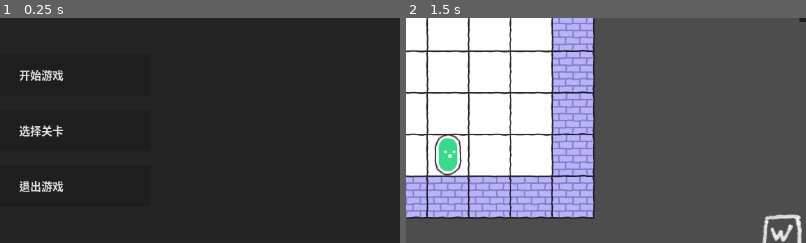
Above: before the commit, frames 1-2 (left to right).
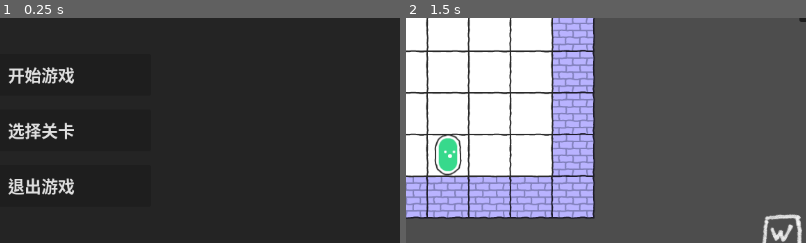
Above: after the commit, the same moments.

Repository: 494311870/jam-mask
Game: Godot game, scene res://scenes/main_menu.tscn
Two runs of this game, one before a commit and one after it. Both use one fixed random seed, a clock stepped at 60 frames per second and the inputs below.
Inputs (mouse positions are % of the whole screen's width and height, from its top left):
- Up to frame 1 (0.25 s): no input
- Up to frame 2 (1.5 s): click "开始游戏" at 0.5 s; click (97, 15) at 1.25 s
The pictures show only the part of the screen within x 45-95%, y 38-88%; the shares and areas given below are measured in that part.

The runs differ from the first frame. In frame 1, 2.4% of the frame differs, in the area x 2-19%, y 21-79%; in frame 2, nothing differs.

Commit message:
Revert "feat: 修改UI样式"
This reverts commit cae0b3c3a33feec787962e4a6ee50a034824b4ff.

Diff:
--- a/scenes/level_selection.gd
+++ b/scenes/level_selection.gd
@@ -22,6 +22,7 @@
 
 		btn.text = level_name
 		btn.custom_minimum_size = Vector2(80, 80)
+		btn.set("theme_override_font_sizes/font_size", 24)
 
 		btn.pressed.connect(func(): level_selected.emit(i))
 		grid_container.add_child(btn)
--- a/scenes/level_selection.tscn
+++ b/scenes/level_selection.tscn
@@ -1,7 +1,6 @@
-[gd_scene load_steps=3 format=3 uid="uid://b8y7v8u8q4b6v"]
+[gd_scene load_steps=2 format=3 uid="uid://b8y7v8u8q4b6v"]
 
 [ext_resource type="Script" path="res://scenes/level_selection.gd" id="1_levels"]
-[ext_resource type="Theme" path="res://themes/main_theme.tres" id="2_theme"]
 
 [node name="LevelSelection" type="CanvasLayer"]
 script = ExtResource("1_levels")
@@ -20,7 +19,6 @@
 anchor_bottom = 1.0
 grow_horizontal = 2
 grow_vertical = 2
-theme = ExtResource("2_theme")
 theme_override_constants/margin_left = 50
 theme_override_constants/margin_top = 50
 theme_override_constants/margin_right = 50
--- a/scenes/main_menu.tscn
+++ b/scenes/main_menu.tscn
@@ -1,8 +1,7 @@
-[gd_scene load_steps=4 format=3 uid="uid://c6y7v8u8q4b6v"]
+[gd_scene load_steps=3 format=3 uid="uid://c6y7v8u8q4b6v"]
 
 [ext_resource type="Script" path="res://scenes/main_menu.gd" id="1_menu"]
 [ext_resource type="PackedScene" uid="uid://b8y7v8u8q4b6v" path="res://scenes/level_selection.tscn" id="2_levels"]
-[ext_resource type="Theme" uid="uid://b8y7v8u8q4b6v" path="res://themes/main_theme.tres" id="3_theme"]
 
 [node name="MainMenu" type="CanvasLayer"]
 script = ExtResource("1_menu")
@@ -16,13 +15,11 @@
 color = Color(0.12549, 0.12549, 0.12549, 0.901961)
 
 [node name="CenterContainer" type="CenterContainer" parent="."]
-unique_name_in_owner = false
 anchors_preset = 15
 anchor_right = 1.0
 anchor_bottom = 1.0
 grow_horizontal = 2
 grow_vertical = 2
-theme = ExtResource("3_theme")
 
 [node name="VBoxContainer" type="VBoxContainer" parent="CenterContainer"]
 custom_minimum_size = Vector2(300, 0)
@@ -43,18 +40,21 @@
 unique_name_in_owner = true
 custom_minimum_size = Vector2(0, 60)
 layout_mode = 2
+theme_override_font_sizes/font_size = 24
 text = "开始游戏"
 
 [node name="BtnLevels" type="Button" parent="CenterContainer/VBoxContainer"]
 unique_name_in_owner = true
 custom_minimum_size = Vector2(0, 60)
 layout_mode = 2
+theme_override_font_sizes/font_size = 24
 text = "选择关卡"
 
 [node name="BtnQuit" type="Button" parent="CenterContainer/VBoxContainer"]
 unique_name_in_owner = true
 custom_minimum_size = Vector2(0, 60)
 layout_mode = 2
+theme_override_font_sizes/font_size = 24
 text = "退出游戏"
 
 [node name="LevelSelection" parent="." instance=ExtResource("2_levels")]
--- a/scenes/viewfinder/shape_inventory_ui.gd
+++ b/scenes/viewfinder/shape_inventory_ui.gd
@@ -41,19 +41,28 @@
 
 func _create_item_ui(shape_res: SelectorShape, cache: Variant, is_selected: bool) -> Control:
 	var panel = PanelContainer.new()
+	var style: StyleBoxFlat = StyleBoxFlat.new()
+	style.bg_color = Color(0.15, 0.15, 0.15, 0.9)
+	style.corner_radius_top_left = 5
+	style.corner_radius_top_right = 5
+	style.corner_radius_bottom_left = 5
+	style.corner_radius_bottom_right = 5
 
 	if is_selected:
-		# 从主题中获取被选中的样式，或者手动设置
-		var selected_style = theme.get_stylebox("panel", "PanelContainer").duplicate()
-		selected_style.bg_color = Color(0.2, 0.2, 0.2, 0.9)
-		selected_style.border_width_right = 4
-		selected_style.border_color = Color.GOLD
-		panel.add_theme_stylebox_override("panel", selected_style)
+		style.bg_color = Color(0.2, 0.2, 0.2, 0.9)
+		style.border_width_right = 4
+		style.border_color = Color.GOLD
+	panel.add_theme_stylebox_override("panel", style)
 
 	var margin = MarginContainer.new()
+	margin.add_theme_constant_override("margin_left", 8)
+	margin.add_theme_constant_override("margin_right", 8)
+	margin.add_theme_constant_override("margin_top", 8)
+	margin.add_theme_constant_override("margin_bottom", 8)
 	panel.add_child(margin)
 
 	var hbox = HBoxContainer.new()
+	hbox.set("theme_override_constants/separation", 12)
 	margin.add_child(hbox)
 
 	# 形状图形预览
@@ -62,9 +71,21 @@
 	preview_rect.draw.connect(func(): _draw_shape_preview(preview_rect, shape_res.cells, cache))
 	hbox.add_child(preview_rect)
 
+	# var vbox = VBoxContainer.new()
+	# vbox.size_flags_horizontal = SIZE_EXPAND_FILL
+	# hbox.add_child(vbox)
+
+	# 形状名称
+	# var label = Label.new()
+	# label.text = shape_res.shape_name
+	# label.add_theme_font_size_override("font_size", 14)
+	# if is_selected:
+	# 	label.add_theme_color_override("font_color", Color.GOLD)
+	# vbox.add_child(label)
+
 	# 状态/内容描述
 	var status_label = Label.new()
-	status_label.add_theme_font_size_override("font_size", 14)
+	status_label.add_theme_font_size_override("font_size", 12)
 	if cache:
 		status_label.text = "已记录地形"
 		status_label.add_theme_color_override("font_color", Color.SPRING_GREEN)
--- a/scenes/viewfinder/shape_inventory_ui.tscn
+++ b/scenes/viewfinder/shape_inventory_ui.tscn
@@ -1,7 +1,6 @@
-[gd_scene load_steps=3 format=3 uid="uid://cx6q8p7v8n2y"]
+[gd_scene load_steps=2 format=3 uid="uid://cx6q8p7v8n2y"]
 
 [ext_resource type="Script" uid="uid://coyunfstfyaan" path="res://scenes/viewfinder/shape_inventory_ui.gd" id="1_inventory"]
-[ext_resource type="Theme" path="res://themes/main_theme.tres" id="2_theme"]
 
 [node name="ShapeInventoryUI" type="Control"]
 layout_mode = 3
@@ -10,7 +9,6 @@
 offset_right = 200.0
 grow_vertical = 2
 mouse_filter = 2
-theme = ExtResource("2_theme")
 script = ExtResource("1_inventory")
 
 [node name="Panel" type="Panel" parent="."]
--- a/scenes/viewfinder/tip_ui.tscn
+++ b/scenes/viewfinder/tip_ui.tscn
@@ -1,7 +1,6 @@
-[gd_scene load_steps=3 format=3 uid="uid://bl6qtwotfl4wm"]
+[gd_scene load_steps=2 format=3 uid="uid://bl6qtwotfl4wm"]
 
 [ext_resource type="Script" uid="uid://b2ik8ofqkudfq" path="res://scenes/viewfinder/tip_ui.gd" id="1_hraoy"]
-[ext_resource type="Theme" path="res://themes/main_theme.tres" id="2_theme"]
 
 [node name="TipUI" type="PanelContainer"]
 anchors_preset = 14
@@ -12,12 +11,14 @@
 offset_bottom = 17.0
 grow_horizontal = 2
 grow_vertical = 2
-theme = ExtResource("2_theme")
 script = ExtResource("1_hraoy")
 
 [node name="Label" type="Label" parent="."]
 unique_name_in_owner = true
 layout_mode = 2
+theme_override_colors/font_outline_color = Color(0, 0, 0, 1)
+theme_override_constants/outline_size = 4
+theme_override_font_sizes/font_size = 24
 text = "提示信息"
 horizontal_alignment = 1
 vertical_alignment = 1
--- a/scenes/viewfinder/viewfinder_ui.tscn
+++ b/scenes/viewfinder/viewfinder_ui.tscn
@@ -1,8 +1,6 @@
-[gd_scene load_steps=5 format=3 uid="uid://byhuxunv0h1p1"]
+[gd_scene load_steps=3 format=3 uid="uid://byhuxunv0h1p1"]
 
 [ext_resource type="Script" path="res://scenes/viewfinder/tip_ui.gd" id="1_tip"]
-[ext_resource type="Theme" path="res://themes/main_theme.tres" id="2_theme"]
-[ext_resource type="PackedScene" uid="uid://bl6qtwotfl4wm" path="res://scenes/viewfinder/tip_ui.tscn" id="3_tip_scene"]
 
 [node name="ViewfinderUI" type="CanvasLayer"]
 
@@ -14,7 +12,6 @@
 grow_horizontal = 2
 grow_vertical = 2
 mouse_filter = 2
-theme = ExtResource("2_theme")
 
 [node name="Panel" type="Panel" parent="Control"]
 layout_mode = 1
@@ -71,7 +68,25 @@
 horizontal_alignment = 1
 vertical_alignment = 1
 
-[node name="TipUI" parent="Control" instance=ExtResource("3_tip_scene")]
+[node name="TipLabel" type="Label" parent="Control"]
 unique_name_in_owner = true
 visible = false
 layout_mode = 1
+anchors_preset = 8
+anchor_left = 0.5
+anchor_top = 0.5
+anchor_right = 0.5
+anchor_bottom = 0.5
+offset_left = -150.0
+offset_top = -11.5
+offset_right = 150.0
+offset_bottom = 11.5
+grow_horizontal = 2
+grow_vertical = 2
+theme_override_colors/font_outline_color = Color(0, 0, 0, 1)
+theme_override_constants/outline_size = 4
+theme_override_font_sizes/font_size = 24
+text = "提示信息"
+horizontal_alignment = 1
+vertical_alignment = 1
+script = ExtResource("1_tip")
--- a/themes/main_theme.tres
+++ /dev/null
@@ -1,139 +0,0 @@
-[gd_resource type="Theme" load_steps=14 format=3]
-
-[sub_resource type="StyleBoxFlat" id="StyleBoxFlat_BtnNormal"]
-content_margin_left = 12.0
-content_margin_top = 8.0
-content_margin_right = 12.0
-content_margin_bottom = 8.0
-bg_color = Color(0.18, 0.18, 0.18, 1)
-border_width_left = 1
-border_width_top = 1
-border_width_right = 1
-border_width_bottom = 3
-border_color = Color(0.12, 0.12, 0.12, 1)
-corner_radius_top_left = 4
-corner_radius_top_right = 4
-corner_radius_bottom_right = 4
-corner_radius_bottom_left = 4
-anti_aliasing = false
-
-[sub_resource type="StyleBoxFlat" id="StyleBoxFlat_BtnHover"]
-content_margin_left = 12.0
-content_margin_top = 8.0
-content_margin_right = 12.0
-content_margin_bottom = 8.0
-bg_color = Color(0.24, 0.24, 0.24, 1)
-border_width_left = 1
-border_width_top = 1
-border_width_right = 1
-border_width_bottom = 3
-border_color = Color(0.45, 0.55, 1, 1)
-corner_radius_top_left = 4
-corner_radius_top_right = 4
-corner_radius_bottom_right = 4
-corner_radius_bottom_left = 4
-anti_aliasing = false
-
-[sub_resource type="StyleBoxFlat" id="StyleBoxFlat_BtnPressed"]
-content_margin_left = 12.0
-content_margin_top = 10.0
-content_margin_right = 12.0
-content_margin_bottom = 6.0
-bg_color = Color(0.12, 0.12, 0.12, 1)
-border_width_left = 1
-border_width_top = 3
-border_width_right = 1
-border_width_bottom = 1
-border_color = Color(0.08, 0.08, 0.08, 1)
-corner_radius_top_left = 4
-corner_radius_top_right = 4
-corner_radius_bottom_right = 4
-corner_radius_bottom_left = 4
-anti_aliasing = false
-
-[sub_resource type="StyleBoxFlat" id="StyleBoxFlat_Panel"]
-content_margin_left = 10.0
-content_margin_top = 10.0
-content_margin_right = 10.0
-content_margin_bottom = 10.0
-bg_color = Color(0.12, 0.12, 0.12, 0.95)
-border_width_left = 2
-border_width_top = 2
-border_width_right = 2
-border_width_bottom = 2
-border_color = Color(0.2, 0.2, 0.2, 1)
-corner_radius_top_left = 8
-corner_radius_top_right = 8
-corner_radius_bottom_right = 8
-corner_radius_bottom_left = 8
-shadow_color = Color(0, 0, 0, 0.3)
-shadow_size = 4
-anti_aliasing = false
-
-[sub_resource type="StyleBoxFlat" id="StyleBoxFlat_Tooltip"]
-content_margin_left = 8.0
-content_margin_top = 4.0
-content_margin_right = 8.0
-content_margin_bottom = 4.0
-bg_color = Color(0, 0, 0, 0.9)
-corner_radius_top_left = 4
-corner_radius_top_right = 4
-corner_radius_bottom_right = 4
-corner_radius_bottom_left = 4
-
-[sub_resource type="StyleBoxLine" id="StyleBoxLine_HSep"]
-color = Color(0.3, 0.3, 0.3, 1)
-thickness = 2
-
-[sub_resource type="StyleBoxFlat" id="StyleBoxFlat_ItemNormal"]
-content_margin_left = 8.0
-content_margin_top = 8.0
-content_margin_right = 8.0
-content_margin_bottom = 8.0
-bg_color = Color(0.15, 0.15, 0.15, 0.9)
-corner_radius_top_left = 5
-corner_radius_top_right = 5
-corner_radius_bottom_right = 5
-corner_radius_bottom_left = 5
-anti_aliasing = false
-
-[sub_resource type="StyleBoxFlat" id="StyleBoxFlat_ItemSelected"]
-content_margin_left = 8.0
-content_margin_top = 8.0
-content_margin_right = 8.0
-content_margin_bottom = 8.0
-bg_color = Color(0.2, 0.2, 0.2, 0.9)
-border_width_right = 4
-border_color = Color(1, 0.84, 0, 1)
-corner_radius_top_left = 5
-corner_radius_top_right = 5
-corner_radius_bottom_right = 5
-corner_radius_bottom_left = 5
-anti_aliasing = false
-
-[resource]
-default_font_size = 18
-Button/styles/disabled = SubResource("StyleBoxFlat_BtnNormal")
-Button/styles/focus = SubResource("StyleBoxFlat_BtnHover")
-Button/styles/hover = SubResource("StyleBoxFlat_BtnHover")
-Button/styles/normal = SubResource("StyleBoxFlat_BtnNormal")
-Button/styles/pressed = SubResource("StyleBoxFlat_BtnPressed")
-GridContainer/constants/h_separation = 12
-GridContainer/constants/v_separation = 12
-HBoxContainer/constants/separation = 12
-HSeparator/constants/separation = 10
-HSeparator/styles/separator = SubResource("StyleBoxLine_HSep")
-Label/colors/font_outline_color = Color(0, 0, 0, 1)
-Label/colors/font_shadow_color = Color(0, 0, 0, 0.501961)
-Label/constants/outline_size = 4
-Label/constants/shadow_offset_x = 1
-Label/constants/shadow_offset_y = 1
-Label/font_sizes/font_size = 20
-MarginContainer/constants/margin_bottom = 15
-MarginContainer/constants/margin_left = 15
-MarginContainer/constants/margin_right = 15
-MarginContainer/constants/margin_top = 15
-Panel/styles/panel = SubResource("StyleBoxFlat_Panel")
-PanelContainer/styles/panel = SubResource("StyleBoxFlat_ItemNormal")
-TooltipPanel/styles/panel = SubResource("StyleBoxFlat_Tooltip")
-VBoxContainer/constants/separation = 12
